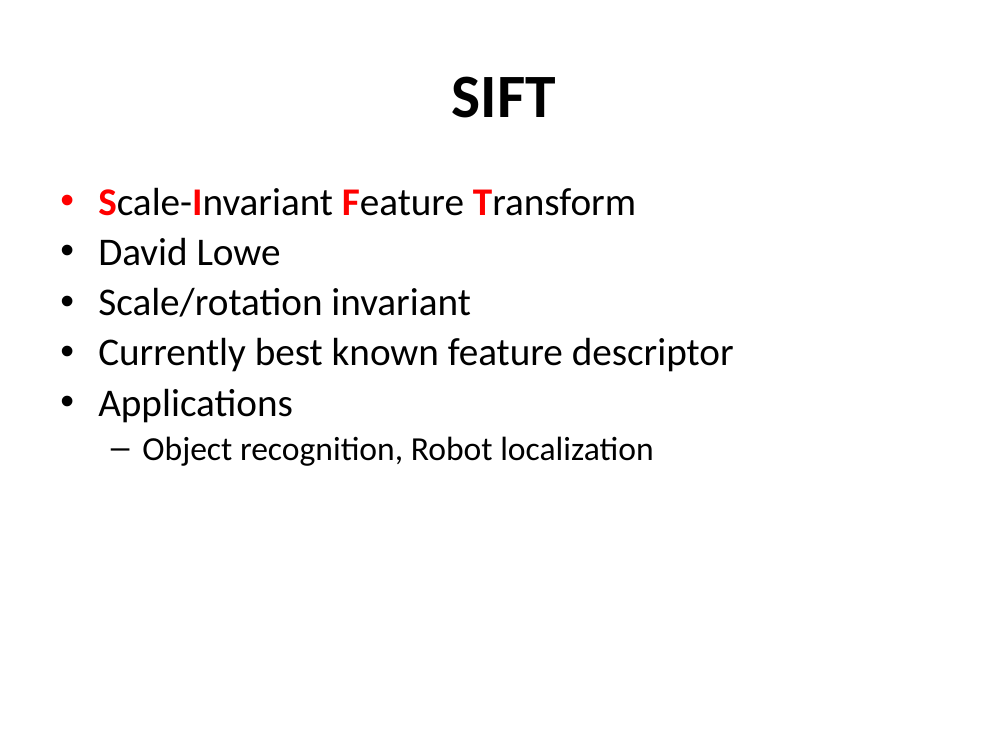
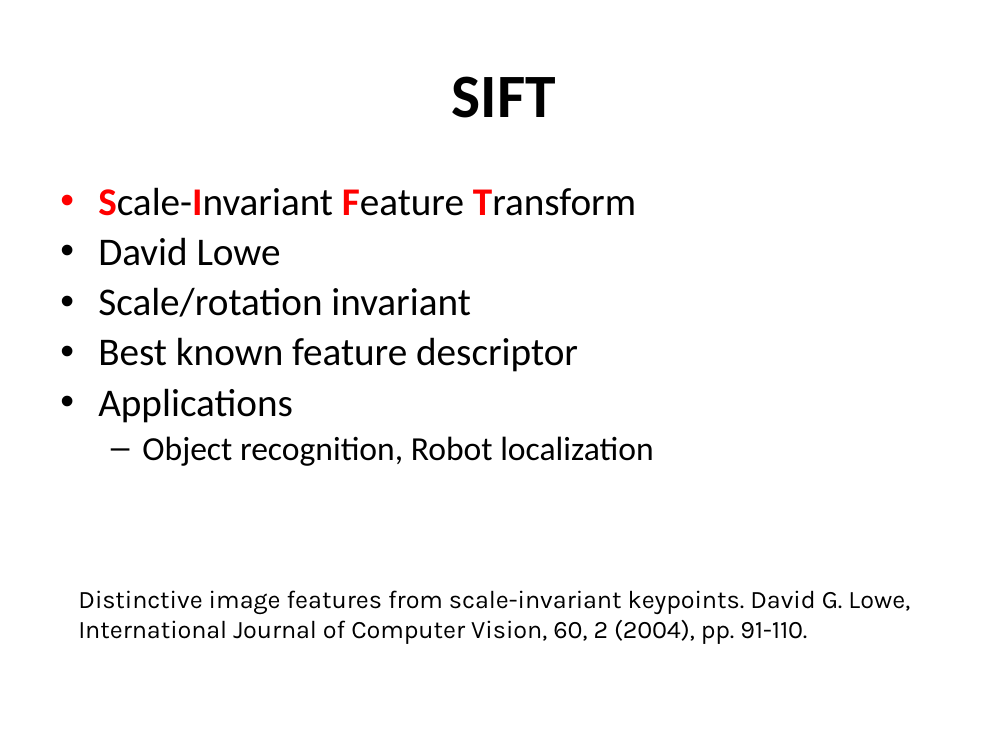
Before and after one commit to amitrokh/CMSC498F, a slide deck: slide 1 of lectures/week_7/SIFT-lecture.pptx (slide 2 before the commit). Drawn at 1008x756 pixels with LibreOffice and Linux fonts; fonts in the diff are those of the drawing. Boxes give left, top, right and bottom in pixels: in the first picture for what was removed or moved away, otherwise in the second. Text is boxed around its words. In the diff, an @@ line names an element or a change of style, - is before the commit and + after.

```diff
--- a/lectures/week_7/SIFT-lecture.pptx
+++ b/lectures/week_7/SIFT-lecture.pptx
@@ text at (98, 337, 578, 372): text changed @@
-• Currently best known feature descriptor
+• Best known feature descriptor
@@ text added at (78, 590, 910, 644), 18 pt, text #000000 @@
+Distinctive image features from scale-invariant keypoints. David G. Lowe, International Journal of Computer Vision, 60, 2 (2004), pp. 91-110.
```
Also in this commit, not shown: 4 other slides changed, 4 slides added, 3 slides removed.
